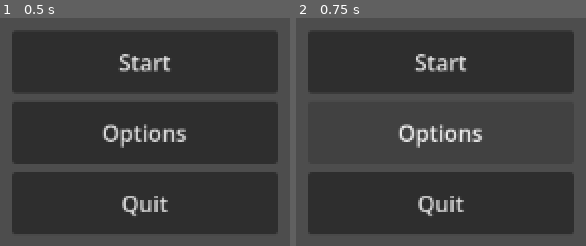
Above: before the commit, frames 1-2 (left to right).
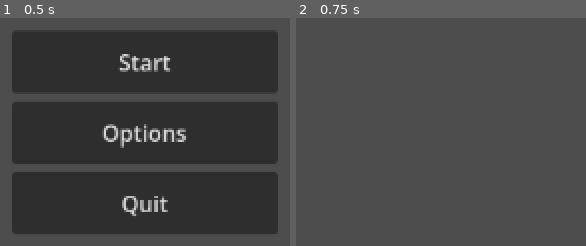
Above: after the commit, the same moments.

Repository: Joeredmile/DTGAssessmentREAL
Game: Godot game, scene res://scenes/main_menu.tscn
The game is run twice, just before and just after one commit, with the same random seed, the same clock (stepped at 60 frames per second) and the same inputs.
Inputs:
- Up to frame 1 (0.5 s): no input
- Up to frame 2 (0.75 s): click "Options" at 0.5 s

Frame 1 is identical in both runs. In frame 2, 50% of the frame differs, in the area x 4-96%, y 6-95%.
Error before the commit: Parse Error: Too few arguments for "change_scene_to_file()" call. Expected at least 1 but received 0. (res://scenes/main_menu.gd:16)

Commit message:
More menu work

Diff:
--- /dev/null
+++ b/level-2dtg/scenes/level_1.tscn
@@ -0,0 +1,3 @@
+[gd_scene format=3 uid="uid://odxl782ejc7f"]
+
+[node name="level_1" type="Node2D" unique_id=876558876]
--- a/level-2dtg/scenes/main_menu.tscn
+++ b/level-2dtg/scenes/main_menu.tscn
@@ -1,6 +1,6 @@
 [gd_scene format=3 uid="uid://c3mn6tted2gdi"]
 
-[ext_resource type="Script" uid="uid://1pwb61pm65cu" path="res://scenes/main_menu.gd" id="1_l6cm7"]
+[ext_resource type="Script" uid="uid://1pwb61pm65cu" path="res://script/main_menu.gd" id="1_l6cm7"]
 
 [node name="main_menu" type="Node2D" unique_id=1100921611]
 script = ExtResource("1_l6cm7")
--- /dev/null
+++ b/level-2dtg/scenes/options.tscn
@@ -0,0 +1,3 @@
+[gd_scene format=3 uid="uid://birdimyu6r85b"]
+
+[node name="options" type="Node2D" unique_id=1957679180]
--- a/level-2dtg/scenes/main_menu.gd
+++ b/level-2dtg/script/main_menu.gd
@@ -13,10 +13,10 @@
 
 
 func _on_start_pressed() -> void:
-	get_tree().change_scene_to_file()
+	get_tree().change_scene_to_file("res://scenes/level_1.tscn")
 
 func _on_options_pressed() -> void:
-	get_tree().change_scene_to_file()
+	get_tree().change_scene_to_file("res://scenes/options.tscn")
 
 func _on_quit_pressed() -> void:
-	get_tree().change_scene_to_file()
+	get_tree().quit()
Renamed: level-2dtg/Basketball player.png -> level-2dtg/assets/Basketball player.png
Not shown, added: level-2dtg/assets/Basketball player.png.import
Renamed: level-2dtg/scenes/main_menu.gd.uid -> level-2dtg/script/main_menu.gd.uid
